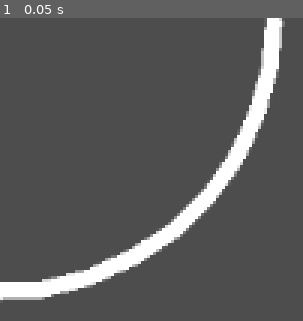
Above: before the commit, frame 1.
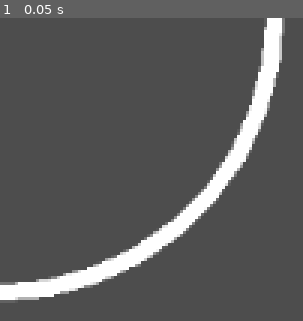
Above: after the commit, the same moment.

Repository: RCJacH/lazer_escape-Godot-game
Game: Godot game, scene res://src/obstacles/generators/cave/cave.tscn
Two runs of this game, one before a commit and one after it. Both use one fixed random seed, a clock stepped at 60 frames per second and the inputs below. The project has no main scene, so this scene is started directly.
Inputs:
- Up to frame 1 (0.05 s): no input

The runs differ from the first frame. In frame 1, 0.8% of the frame differs, in the area x 0-95%, y 0-94%.

Commit message:
fix ObstacleGenerator calling refresh on ready

Diff:
--- a/src/obstacles/generators/obstacle_generator.gd
+++ b/src/obstacles/generators/obstacle_generator.gd
@@ -29,6 +29,9 @@
 		random_seed = randi()
 @export var call_refresh: bool = false :
 	set(new_value):
+		if not new_value:
+			return
+
 		var old_freeze := freeze
 		freeze = false
 		_refresh_deferred()
